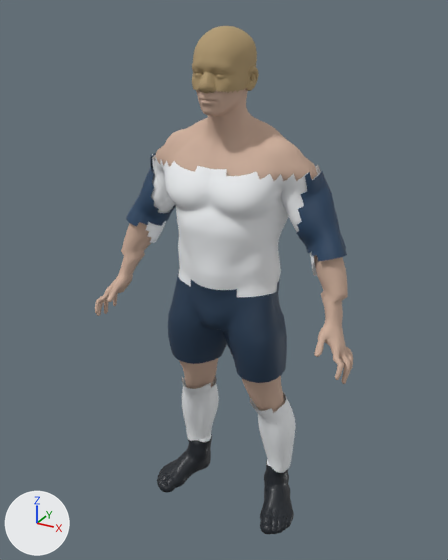
One commit to the glTF model game/assets/characters/v1/outfield/viktor-kane/viktor-kane.glb: the scene before it, then after it.
Camera for both pictures: a 50 mm lens placed at (1.007, -1.846, 1.941), pointed at (-0.022, 0.025, 1.005). Every picture has the same lights, and +X, +Y and +Z are marked at lower left. The first picture is the older version. Vertices at exactly the same position are counted once.

Before the edit, the objects in view are built like this:
```python
me_viktor_boots_mesh = bpy.data.meshes.new('Viktor_Boots_Mesh')
me_viktor_boots_mesh.from_pydata(...)  # 9854 vertices, 19632 faces; spans x -0.32..0.32, y -0.125..0.168, z 0.002..0.179
me_viktor_boots_mesh.materials.append(mat_viktor_boot_black)  # black #191f27
me_viktor_hair_mesh = bpy.data.meshes.new('Viktor_Hair_Mesh')
me_viktor_hair_mesh.from_pydata(...)  # 9672 vertices, 19096 faces; spans x -0.108..0.109, y -0.153..0.108, z 1.693..1.888
me_viktor_hair_mesh.materials.append(mat_viktor_hair)  # brown #b1996f
me_viktor_shirt_mesh = bpy.data.meshes.new('Viktor_Shirt_Mesh')
me_viktor_shirt_mesh.from_pydata(...)  # 4732 vertices, 9104 faces; spans x -0.424..0.424, y -0.141..0.182, z 0.935..1.464
me_viktor_shirt_mesh.materials.append(mat_viktor_kit_white)  # white #f5f7f9
me_viktor_sleeves_navy_mesh = bpy.data.meshes.new('Viktor_Sleeves_Navy_Mesh')
me_viktor_sleeves_navy_mesh.from_pydata(...)  # 1544 vertices, 2840 faces; spans x -0.439..0.439, y -0.042..0.146, z 1.168..1.461
me_viktor_sleeves_navy_mesh.materials.append(mat_viktor_sleeve_navy)  # dark blue #294563
ob_viktor_boots = bpy.data.objects.new('Viktor_Boots', me_viktor_boots_mesh)
ob_viktor_boots.location = (0.0, 0.0, 0.0)
ob_viktor_hair = bpy.data.objects.new('Viktor_Hair', me_viktor_hair_mesh)
ob_viktor_hair.location = (0.0, 0.0, 0.0)
ob_viktor_shirt = bpy.data.objects.new('Viktor_Shirt', me_viktor_shirt_mesh)
ob_viktor_shirt.location = (0.0, 0.0, 0.0)
ob_viktor_sleeves_navy = bpy.data.objects.new('Viktor_Sleeves_Navy', me_viktor_sleeves_navy_mesh)
ob_viktor_sleeves_navy.location = (0.0, 0.0, 0.0)
# also in view: 'Viktor_Socks' at (0.0, 0.076, 0.315); 'Viktor_Kane_Body' at (0.0, 0.001, 0.94); 'Viktor_Shorts' at (0.0, 0.026, 0.854)
```
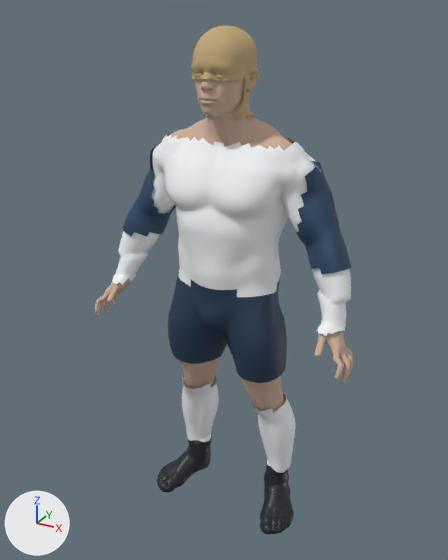
Commit message: Add Viktor Kane V46 skinned 3D technical master

Location of each change, [x1, y1, x2, y2] in pixels of the pictures (448 x 560 px; the box of a moved part takes in the faces that stretch with it):
'Viktor_Shirt', reshaped: before [146, 154, 321, 297]; after [112, 129, 351, 336]
'Viktor_Sleeves_Navy', reshaped (18% taller): before [126, 153, 347, 261]; after [122, 146, 352, 274]
'Viktor_Hair', reshaped (44% taller): before [192, 26, 259, 93]; after [191, 25, 259, 122]
part 2 of me_viktor_shirt_mesh, built on (mostly hidden before): before [312, 256, 317, 276]; after [312, 268, 351, 336]
part 3 of me_viktor_shirt_mesh, built on: before [146, 224, 160, 243]; after [112, 231, 160, 285]
part 4 of me_viktor_shirt_mesh, built on: before [152, 154, 321, 185]; after [152, 129, 321, 185]
part 5 of me_viktor_sleeves_navy_mesh, moved or reshaped: before [126, 153, 176, 227]; after [122, 146, 176, 236]
part 6 of me_viktor_sleeves_navy_mesh, moved or reshaped: before [305, 171, 347, 261]; after [305, 161, 352, 274]

Diff of the bpy script that builds the scene:
```diff
--- a/game/assets/characters/v1/outfield/viktor-kane/viktor-kane.glb.py
+++ b/game/assets/characters/v1/outfield/viktor-kane/viktor-kane.glb.py
@@ me_viktor_hair_mesh @@
 # used by ob_viktor_hair; location = (0.0, 0.0, 0.0)
-me_viktor_hair_mesh.from_pydata(...)  # 9672 vertices, 19096 faces; spans x -0.108..0.109, y -0.153..0.108, z 1.693..1.888
+me_viktor_hair_mesh.from_pydata(...)  # 9562 vertices, 18824 faces; spans x -0.109..0.11, y -0.142..0.109, z 1.601..1.889
+# me_viktor_hair_mesh part 1: 532 vertices moved within x -0.107..0.104, y -0.13..0.094, z 1.698..1.885; 8888 vertices removed from x -0.108..0.109, y -0.153..0.108, z 1.693..1.888; 8798 vertices added at x -0.109..0.11, y -0.142..0.109, z 1.601..1.889
+# other edits to the shape of me_viktor_hair_mesh do not show in these pictures
 me_viktor_hair_mesh.materials.append(mat_viktor_hair)
@@ me_viktor_shirt_mesh @@
 # used by ob_viktor_shirt; location = (0.0, 0.0, 0.0)
-me_viktor_shirt_mesh.from_pydata(...)  # 4732 vertices, 9104 faces; spans x -0.424..0.424, y -0.141..0.182, z 0.935..1.464
+me_viktor_shirt_mesh.from_pydata(...)  # 8228 vertices, 16096 faces; spans x -0.477..0.477, y -0.141..0.182, z 0.935..1.547
+# me_viktor_shirt_mesh part 2: 4 vertices moved from x 0.328..0.369, y -0.022..0.11, z 1.196..1.221 to x 0.328..0.369, y -0.022..0.11, z 1.196..1.22; 49 vertices removed from x 0.328..0.419, y -0.029..0.111, z 1.094..1.219; 1287 vertices added at x 0.329..0.477, y -0.126..0.111, z 0.949..1.219
+# me_viktor_shirt_mesh part 3: 3 vertices moved from x -0.406..-0.331, y -0.021..0.052, z 1.111..1.218 to x -0.407..-0.332, y -0.021..0.053, z 1.111..1.219; 49 vertices removed from x -0.423..-0.328, y -0.029..0.111, z 1.094..1.222; 1287 vertices added at x -0.477..-0.329, y -0.126..0.111, z 0.949..1.22
+# me_viktor_shirt_mesh part 4: 4 vertices moved from x -0.255..0.035, y -0.097..0.162, z 1.429..1.458 to x -0.256..0.035, y -0.097..0.162, z 1.431..1.458; 144 vertices removed from x -0.316..0.317, y -0.108..0.179, z 1.43..1.464; 1164 vertices added at x -0.316..0.316, y -0.107..0.179, z 1.431..1.547
 me_viktor_shirt_mesh.materials.append(mat_viktor_kit_white)
@@ me_viktor_sleeves_navy_mesh @@
 # used by ob_viktor_sleeves_navy; location = (0.0, 0.0, 0.0)
-me_viktor_sleeves_navy_mesh.from_pydata(...)  # 1544 vertices, 2840 faces; spans x -0.439..0.439, y -0.042..0.146, z 1.168..1.461
+me_viktor_sleeves_navy_mesh.from_pydata(...)  # 1924 vertices, 3600 faces; spans x -0.459..0.459, y -0.05..0.147, z 1.127..1.483
+# me_viktor_sleeves_navy_mesh part 5: 49 vertices moved within x -0.432..-0.287, y -0.032..0.131, z 1.194..1.422; 725 vertices removed from x -0.439..-0.263, y -0.042..0.146, z 1.168..1.461; 913 vertices added at x -0.459..-0.262, y -0.05..0.147, z 1.127..1.483
+# me_viktor_sleeves_navy_mesh part 6: 35 vertices moved within x 0.274..0.417, y -0.03..0.144, z 1.185..1.391; 735 vertices removed from x 0.264..0.439, y -0.042..0.146, z 1.17..1.461; 927 vertices added at x 0.263..0.459, y -0.05..0.147, z 1.127..1.483
 me_viktor_sleeves_navy_mesh.materials.append(mat_viktor_sleeve_navy)
```
